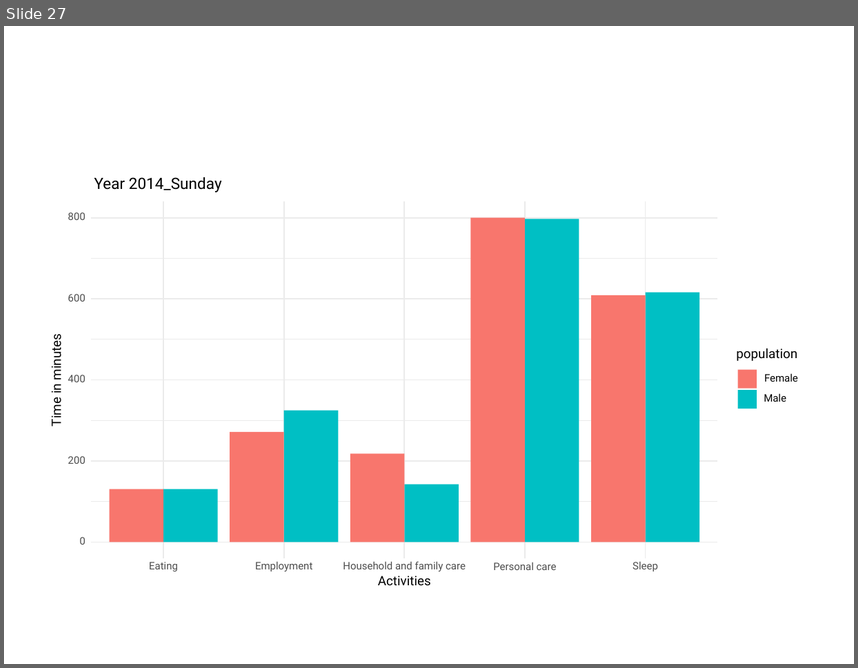
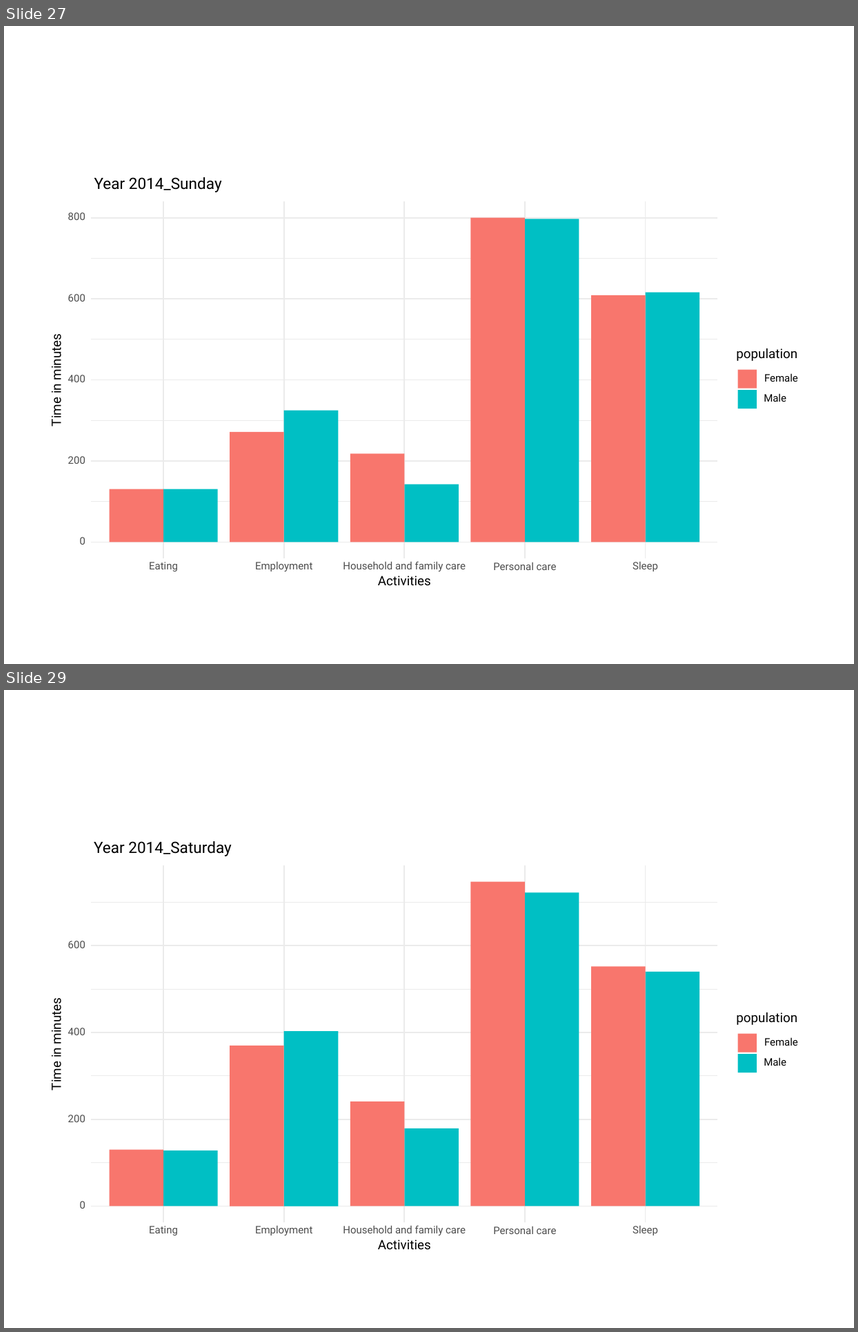
Before and after one commit to rbind/b-rodrigues.github.com, a slide deck: content/blog/test.pptx. Shown one above the other, each under a label of ours: slide 27 before the commit, slides 27 and 29 after it; the slides between them are not shown. The pictures are 858x668 and 858x1332 pixels, drawn with LibreOffice and Linux fonts; fonts in the diff are those of the drawing. Boxes give left, top, right and bottom in pixels: in the first picture for what was removed or moved away, otherwise in the second. Text is boxed around its words. In the diff, an @@ line names an element or a change of style, - is before the commit and + after.

```diff
--- a/content/blog/test.pptx
+++ b/content/blog/test.pptx
@@ slide 29 added at bbox=[4, 690, 854, 1328], background #FFFFFF @@
@@ group added at bbox=[47, 839, 811, 1259]: 15 texts, 13 rectangles, 13 freeform shapes @@
+0
+200
+400
+600
+Eating
+Employment
+Household and family care
+Personal care
+Sleep
+Activities
+Time in minutes
+population
+Female
+Male
+Year 2014_Saturday
```
Also in this commit, not shown: 2 other slides added, 13 other files.
